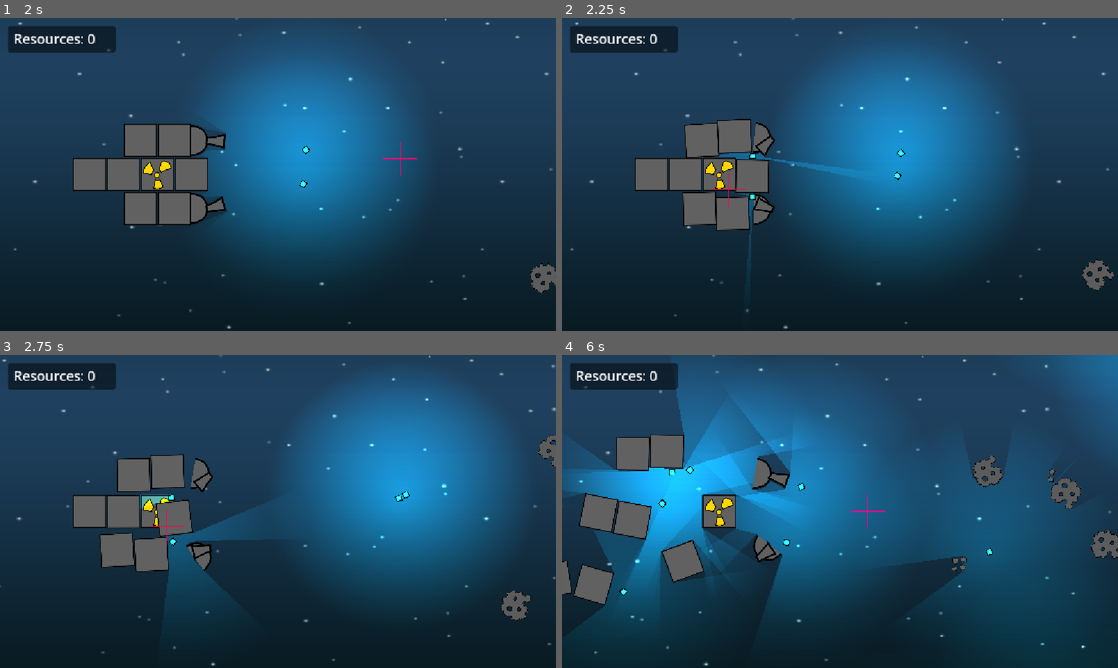
Above: before the commit, frames 1-4 (two rows, left to right).
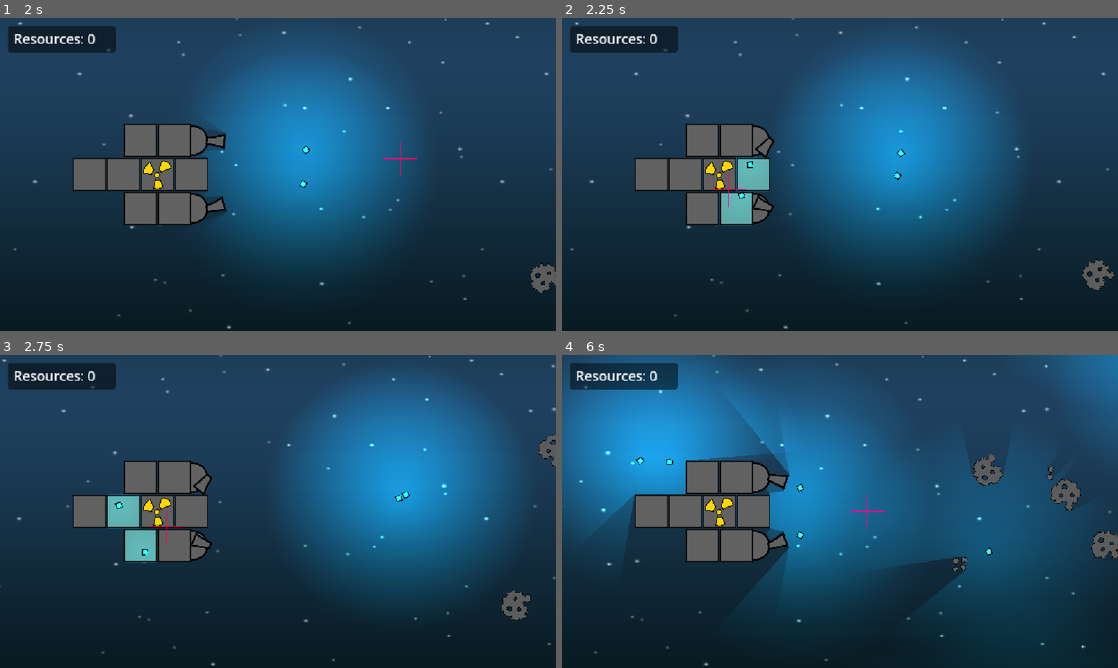
Above: after the commit, the same moments.

Repository: AndrewHay/meteor-strike
Game: Godot game, scene res://root.tscn
Same seed, same stepped clock (60 frames per second), same inputs: the game is played once before the commit and once after it.
Inputs (mouse positions are in pixels of both pictures, inside the frame that each line leads up to):
- Up to frame 1 (2 s): click "Start" at 0.5 s; move the mouse to (400, 158) at 1.27 s; click (400, 158) at 1.42 s
- Up to frame 2 (2.25 s): move the mouse to (728, 190) at 2.02 s; click (728, 190) at 2.17 s
- Up to frame 3 (2.75 s): no input
- Up to frame 4 (6 s): move the mouse to (895, 442) at 2.77 s; click (895, 442) at 2.92 s; move the mouse to (812, 574) at 3.52 s; click (812, 574) at 3.67 s; move the mouse to (1006, 558) at 4.27 s; click (1006, 558) at 4.42 s; move the mouse to (673, 464) at 5.02 s; click (673, 464) at 5.17 s; move the mouse to (867, 511) at 5.77 s; click (867, 511) at 5.92 s

Frame 1 is identical in both runs. In frame 2, 2.4% of the frame differs, in the area x 21-50%, y 32-79%; in frame 3, 6.1%; in frame 4, 23%, in the area x 0-100%, y 0-100%.

Commit message:
Ship components won't move when hit

Diff:
--- a/hull_part/hull_part.gd
+++ b/hull_part/hull_part.gd
@@ -1,4 +1,4 @@
-extends RigidBody2D
+extends Area2D
 
 const EXPLOSION = preload("res://explosion/explosion.tscn")
 
--- a/hull_part/hull_part.tscn
+++ b/hull_part/hull_part.tscn
@@ -6,9 +6,7 @@
 [sub_resource type="OccluderPolygon2D" id="OccluderPolygon2D_6e2y7"]
 polygon = PackedVector2Array(-64, -64, -64, 64, 64, 64, 64, -64)
 
-[node name="HullPart" type="RigidBody2D" unique_id=1254337920]
-contact_monitor = true
-max_contacts_reported = 1
+[node name="HullPart" type="Area2D" unique_id=1254337920]
 script = ExtResource("1_t2e7c")
 
 [node name="Sprite2D" type="Sprite2D" parent="." unique_id=807814666]
--- a/ship/ship.tscn
+++ b/ship/ship.tscn
@@ -6,44 +6,44 @@
 [ext_resource type="PackedScene" uid="uid://br2u7leva3x4c" path="res://hull_part/hull_part.tscn" id="4_r4tgf"]
 
 [sub_resource type="RectangleShape2D" id="RectangleShape2D_hitbox"]
-size = Vector2(517, 330)
+size = Vector2(575, 429)
 
-[node name="Ship" type="Node2D"]
+[node name="Ship" type="Node2D" unique_id=426875825]
 script = ExtResource("1_ship")
 
-[node name="Reactor" parent="." instance=ExtResource("2_reactor")]
+[node name="Reactor" parent="." unique_id=973577820 instance=ExtResource("2_reactor")]
 
-[node name="Turret" parent="." instance=ExtResource("3_turret")]
+[node name="Turret" parent="." unique_id=295999491 instance=ExtResource("3_turret")]
 position = Vector2(192, -128)
 rotation = 1.5707964
 
-[node name="Turret2" parent="." instance=ExtResource("3_turret")]
+[node name="Turret2" parent="." unique_id=2051297148 instance=ExtResource("3_turret")]
 position = Vector2(192, 128)
 rotation = 1.5707964
 
-[node name="HullPart" parent="." instance=ExtResource("4_r4tgf")]
+[node name="HullPart" parent="." unique_id=765016950 instance=ExtResource("4_r4tgf")]
 position = Vector2(128, 0)
 
-[node name="HullPart2" parent="." instance=ExtResource("4_r4tgf")]
+[node name="HullPart2" parent="." unique_id=449530373 instance=ExtResource("4_r4tgf")]
 position = Vector2(-128, 0)
 
-[node name="HullPart3" parent="." instance=ExtResource("4_r4tgf")]
+[node name="HullPart3" parent="." unique_id=368612103 instance=ExtResource("4_r4tgf")]
 position = Vector2(64, -128)
 
-[node name="HullPart4" parent="." instance=ExtResource("4_r4tgf")]
+[node name="HullPart4" parent="." unique_id=890537915 instance=ExtResource("4_r4tgf")]
 position = Vector2(-64, -128)
 
-[node name="HullPart5" parent="." instance=ExtResource("4_r4tgf")]
+[node name="HullPart5" parent="." unique_id=922635127 instance=ExtResource("4_r4tgf")]
 position = Vector2(64, 128)
 
-[node name="HullPart6" parent="." instance=ExtResource("4_r4tgf")]
+[node name="HullPart6" parent="." unique_id=784186928 instance=ExtResource("4_r4tgf")]
 position = Vector2(-64, 128)
 
-[node name="HullPart7" parent="." instance=ExtResource("4_r4tgf")]
+[node name="HullPart7" parent="." unique_id=72444381 instance=ExtResource("4_r4tgf")]
 position = Vector2(-256, 0)
 
-[node name="Hitbox" type="Area2D" parent="."]
+[node name="Hitbox" type="Area2D" parent="." unique_id=1987193016]
 
-[node name="CollisionShape2D" type="CollisionShape2D" parent="Hitbox"]
-position = Vector2(-59.5, 3)
+[node name="CollisionShape2D" type="CollisionShape2D" parent="Hitbox" unique_id=1439080272]
+position = Vector2(-30.5, -5.5)
 shape = SubResource("RectangleShape2D_hitbox")
--- a/turret/turret.gd
+++ b/turret/turret.gd
@@ -1,4 +1,4 @@
-extends RigidBody2D
+extends Area2D
 
 const BULLET = preload("res://bullet/bullet.tscn")
 const EXPLOSION = preload("res://explosion/explosion.tscn")
--- a/turret/turret.tscn
+++ b/turret/turret.tscn
@@ -10,9 +10,7 @@
 [sub_resource type="OccluderPolygon2D" id="OccluderPolygon2D_1p48p"]
 polygon = PackedVector2Array(22, -0.79999924, -10, -4.200001, -10, -2.5, -30.599998, 6, -32.8, 6, -46.9, 19, -48.3, 19, -57.3, 39, -58.7, 39, -63.1, 64, 63, 64, 60, 46.699997, 60, 42.5, 52, 27.400002, 52, 25.199997, 40, 12.099998, 40, 10.800003, 22, 0.80000305)
 
-[node name="Turret" type="RigidBody2D" unique_id=1098148073 node_paths=PackedStringArray("spawn_point", "barrel")]
-contact_monitor = true
-max_contacts_reported = 2
+[node name="Turret" type="Area2D" unique_id=1098148073 node_paths=PackedStringArray("spawn_point", "barrel")]
 script = ExtResource("2_1p48p")
 spawn_point = NodePath("Turret/Barrel/SpawnPoint")
 barrel = NodePath("Turret/Barrel")
